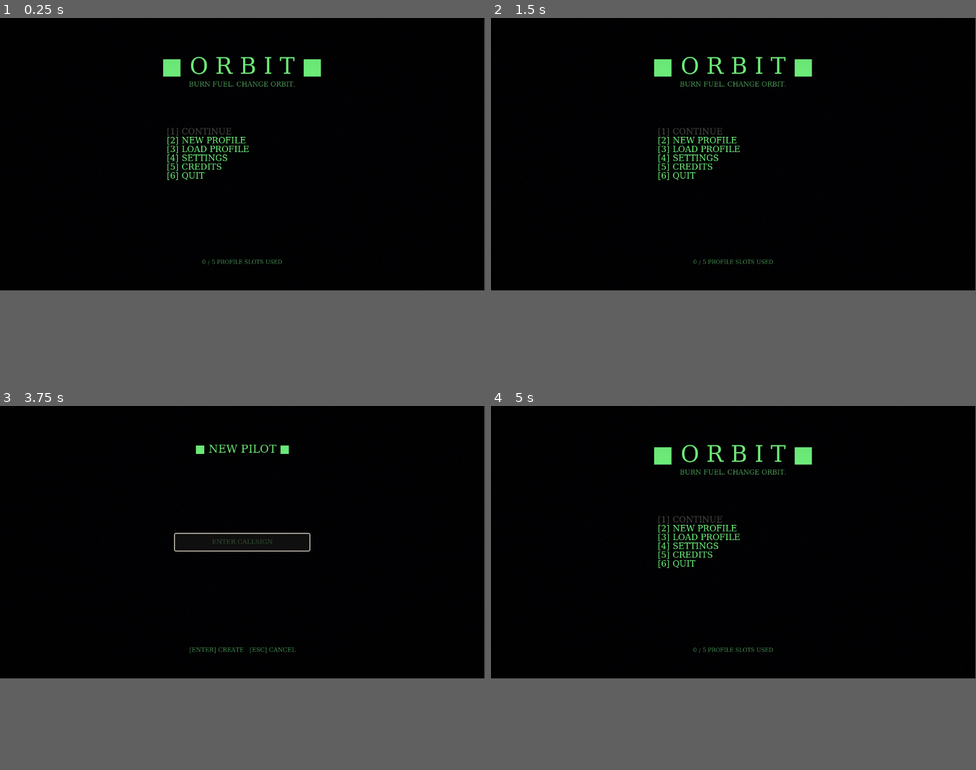
Above: before the commit, frames 1-4 (two rows, left to right).
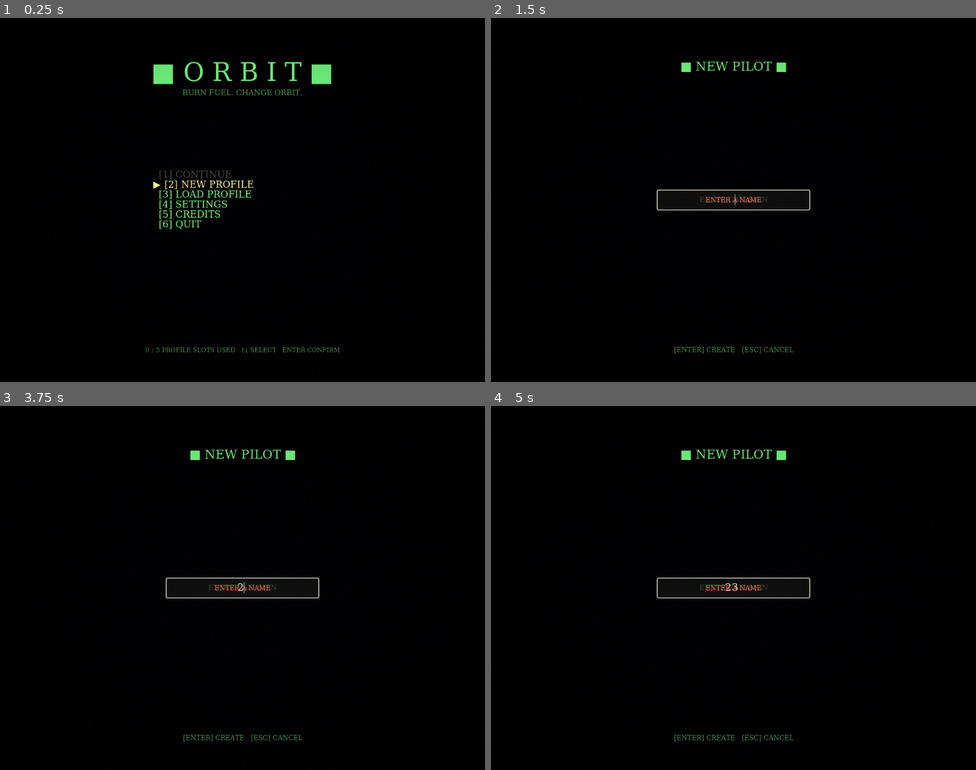
Above: after the commit, the same moments.

Repository: metaphox/orbit-game
Game: Godot game, scene res://src/campaign_root.tscn
Same seed, same stepped clock (60 frames per second), same inputs: the game is played once before the commit and once after it.
Inputs (mouse positions are in pixels of both pictures, inside the frame that each line leads up to):
- Up to frame 1 (0.25 s): no input
- Up to frame 2 (1.5 s): tap Enter at 0.5, 0.6 s; move the mouse to (840, 141) at 0.52 s; hold Right 0.53-1.25 s; click (840, 141) at 0.67 s; tap Keypad Enter at 0.8 s; tap Space at 1.25 s; drag from (636, 167) to (709, 207) at 1.27 s
- Up to frame 3 (3.75 s): tap Enter at 2, 3.5 s; move the mouse to (291, 482) at 2.02 s; hold Right 2.03-2.75 s; tap 1 at 2.1 s; tap 9 at 2.3 s; tap Space at 2.75 s; drag from (218, 595) to (97, 500) at 2.77 s; move the mouse to (388, 584) at 3.52 s; hold Left from 3.53 s (still down); tap 2 at 3.6 s
- Up to frame 4 (5 s): tap 3 at 3.8 s; tap Escape at 4.15 s; release Left at 4.25 s; drag from (588, 500) to (660, 475) at 4.27 s
In our replay, the window is 799x449 before the commit and 800x600 after it. These sizes can differ from the game's own. Grey fills any space a smaller window leaves; there, only what the larger window draws over its background counts as a difference.

The runs differ from the first frame. In frame 1, 3.2% of the frame differs, in the area x 30-70%, y 10-92%; in frame 2, 2.3%; in frame 3, 1.5%; in frame 4, 2.3%.

Commit message:
feat(ui): arrow-key menu navigation, min res 1024x768 + windowed fullscreen
Title screen and mission select are now navigable with Up/Down + Enter
in addition to number keys (disabled/locked entries are skipped when
moving the cursor, matching wraparound; a marker and highlight color
show the current selection). Hint text updated on both screens.

Window now defaults to windowed (borderless) fullscreen at the native
display resolution, with a 1024x768 floor enforced two ways: the
project's display/window/size/min_width|height settings, plus a direct
DisplayServer.window_set_min_size() call as a version-independent
guarantee (skipped headless, where there's no real window).

Bug caught writing the new navigation tests: GDScript lambdas capture
outer local variables by value, not reference, so 'connect(func():
flag = true)' silently mutates only the closure's own copy - the
standard workaround is a 1-element array as a mutable box.

Co-Authored-By: Claude Fable 5 <noreply@anthropic.com>
Claude-Session: https://claude.ai/code/session_01Si14hy6xLe5ZAnmGr97DC6

Diff:
--- a/project.godot
+++ b/project.godot
@@ -7,6 +7,14 @@
 run/main_scene="res://src/campaign_root.tscn"
 config/features=PackedStringArray("4.7", "Forward Plus")
 
+[display]
+
+window/size/viewport_width=1024
+window/size/viewport_height=768
+window/size/mode=3
+window/size/min_width=1024
+window/size/min_height=768
+
 [rendering]
 
 renderer/rendering_method="forward_plus"
--- a/src/campaign_root.gd
+++ b/src/campaign_root.gd
@@ -16,6 +16,12 @@
 
 
 func _ready() -> void:
+	# Belt-and-suspenders alongside project.godot's display/window/size/
+	# min_* settings: guarantees the floor even if that project setting
+	# doesn't apply on a given platform. Skipped headless (tests) since
+	# there's no real window to constrain.
+	if DisplayServer.get_name() != "headless":
+		DisplayServer.window_set_min_size(Vector2i(1024, 768))
 	# Only initialize if a test (or future caller) hasn't already injected
 	# one - previously this unconditionally clobbered a pre-set store,
 	# silently redirecting to the default save path.
--- a/src/ui/level_select.gd
+++ b/src/ui/level_select.gd
@@ -1,8 +1,9 @@
 class_name LevelSelect
 extends CanvasLayer
 ## Mission-select menu: acts and levels with lock/medal state. Press the
-## number shown next to a mission to fly it. Placeholder styling shared
-## with the HUD's green-on-black look; the CRT shader pass arrives in M7.
+## number shown next to a mission to fly it, or navigate with Up/Down +
+## Enter (locked missions are skipped). Placeholder styling shared with
+## the HUD's green-on-black look; the CRT shader pass arrives in M7.
 
 signal level_chosen(index: int)
 signal back_pressed
@@ -11,15 +12,18 @@
 const DIM_GREEN := "#4da362"
 const GOLD := "#ffd94d"
 const LOCKED := "#555555"
+const HIGHLIGHT := "#fff59d"
 
 var _text: RichTextLabel
 var _order: Array
 var _profile: Profile
+var _cursor := 0
 
 
 func build(profile: Profile) -> void:
 	_profile = profile
 	_order = Campaign.order()
+	_cursor = _first_unlocked_pos()
 
 	var bg := ColorRect.new()
 	bg.color = Color(0.008, 0.008, 0.016)
@@ -64,37 +68,77 @@
 		add_child(ScreenGrade.new())
 
 
+func _first_unlocked_pos() -> int:
+	for i in _order.size():
+		if _profile.is_unlocked(_order[i]):
+			return i
+	return 0
+
+
 func _refresh() -> void:
 	var lines: Array = []
-	var pos := 1
+	var pos := 0  # 0-based; matches _order index and the number-key mapping
 	for act in Campaign.acts():
 		lines.append("")
 		lines.append("[color=%s]%s[/color]" % [DIM_GREEN, act["name"]])
 		for index in act["indices"]:
 			var mission_title: String = Campaign.title(index)
+			var selected := pos == _cursor
+			var marker := "▶ " if selected else "  "
 			if _profile.is_unlocked(index):
 				var medal := _profile.medal_for(index)
 				var medal_tag := "  [color=%s][%s][/color]" % [GOLD, medal] if medal != "" else ""
-				lines.append("  [color=%s][%d][/color] %s%s" % [GREEN, pos, mission_title, medal_tag])
+				var num_color := HIGHLIGHT if selected else GREEN
+				var title_text := (
+					"[color=%s]%s[/color]" % [HIGHLIGHT, mission_title] if selected
+					else mission_title)
+				lines.append("%s[color=%s][%d][/color] %s%s" % [
+					marker, num_color, pos + 1, title_text, medal_tag])
 			else:
-				lines.append("  [color=%s][ ] --- LOCKED ---[/color]" % LOCKED)
+				lines.append("%s[color=%s][ ] --- LOCKED ---[/color]" % [marker, LOCKED])
 			pos += 1
 	lines.append("")
-	lines.append("[color=%s]PRESS THE MISSION NUMBER TO LAUNCH   [ESC] TITLE SCREEN[/color]" % DIM_GREEN)
+	lines.append("[color=%s]↑↓ SELECT  ENTER LAUNCH  OR PRESS NUMBER   [ESC] TITLE SCREEN[/color]"
+		% DIM_GREEN)
 	_text.text = "\n".join(lines)
+
+
+func _move_cursor(delta: int) -> void:
+	var n := _order.size()
+	if n == 0:
+		return
+	var i := _cursor
+	for _step in n:
+		i = wrapi(i + delta, 0, n)
+		if _profile.is_unlocked(_order[i]):
+			_cursor = i
+			_refresh()
+			return
+
+
+func _select_and_activate(pos: int) -> void:
+	if pos < 0 or pos >= _order.size():
+		return
+	var index: int = _order[pos]
+	if not _profile.is_unlocked(index):
+		return
+	_cursor = pos
+	level_chosen.emit(index)
 
 
 func _unhandled_input(event: InputEvent) -> void:
 	var key := event as InputEventKey
 	if key == null or not key.pressed or key.echo:
 		return
-	if key.physical_keycode == KEY_ESCAPE:
-		back_pressed.emit()
-		return
-	if key.physical_keycode < KEY_1 or key.physical_keycode > KEY_9:
-		return
-	var pos := key.physical_keycode - KEY_1
-	if pos < _order.size():
-		var index: int = _order[pos]
-		if _profile.is_unlocked(index):
-			level_chosen.emit(index)
+	match key.physical_keycode:
+		KEY_ESCAPE:
+			back_pressed.emit()
+		KEY_UP:
+			_move_cursor(-1)
+		KEY_DOWN:
+			_move_cursor(1)
+		KEY_ENTER, KEY_KP_ENTER:
+			_select_and_activate(_cursor)
+		_:
+			if key.physical_keycode >= KEY_1 and key.physical_keycode <= KEY_9:
+				_select_and_activate(key.physical_keycode - KEY_1)
--- a/src/ui/title_screen.gd
+++ b/src/ui/title_screen.gd
@@ -2,7 +2,7 @@
 extends CanvasLayer
 ## The splash screen: game title plus the main menu. CONTINUE is disabled
 ## when no profile has ever been active; NEW is disabled once all profile
-## slots are full.
+## slots are full. Navigable by number key or by Up/Down + Enter.
 
 signal continue_pressed
 signal new_pressed
@@ -14,15 +14,23 @@
 const GREEN := "#73ff8c"
 const DIM_GREEN := "#4da362"
 const DISABLED := "#4a4a4a"
+const HIGHLIGHT := "#fff59d"
 
 var _text: RichTextLabel
-var _can_continue := false
-var _can_new := false
+var _items: Array = []  # [label: String, enabled: bool]
+var _cursor := 0
 
 
 func build(store: ProfileStore) -> void:
-	_can_continue = store.last_active_profile() != null
-	_can_new = store.can_create_profile()
+	_items = [
+		["CONTINUE", store.last_active_profile() != null],
+		["NEW PROFILE", store.can_create_profile()],
+		["LOAD PROFILE", true],
+		["SETTINGS", true],
+		["CREDITS", true],
+		["QUIT", true],
+	]
+	_cursor = _first_enabled()
 
 	var bg := ColorRect.new()
 	bg.color = Color(0.008, 0.008, 0.016)
@@ -54,7 +62,7 @@
 	_text.bbcode_enabled = true
 	_text.fit_content = true
 	_text.scroll_active = false
-	_text.custom_minimum_size = Vector2(360, 10)
+	_text.custom_minimum_size = Vector2(380, 10)
 	_text.add_theme_font_override("normal_font", font)
 	_text.add_theme_font_size_override("normal_font_size", 20)
 	add_child(_text)
@@ -66,7 +74,8 @@
 	slots.add_theme_font_override("font", font)
 	slots.add_theme_font_size_override("font_size", 13)
 	slots.add_theme_color_override("font_color", Color(DIM_GREEN))
-	slots.text = "%d / %d PROFILE SLOTS USED" % [store.profiles.size(), ProfileStore.MAX_PROFILES]
+	slots.text = "%d / %d PROFILE SLOTS USED   ↑↓ SELECT   ENTER CONFIRM" % [
+		store.profiles.size(), ProfileStore.MAX_PROFILES]
 	slots.horizontal_alignment = HORIZONTAL_ALIGNMENT_CENTER
 	add_child(slots)
 	slots.set_anchors_and_offsets_preset(Control.PRESET_CENTER_BOTTOM, Control.PRESET_MODE_MINSIZE, 60)
@@ -76,22 +85,59 @@
 		add_child(ScreenGrade.new())
 
 
+func _first_enabled() -> int:
+	for i in _items.size():
+		if _items[i][1]:
+			return i
+	return 0
+
+
 func _refresh() -> void:
-	var items := [
-		["CONTINUE", _can_continue],
-		["NEW PROFILE", _can_new],
-		["LOAD PROFILE", true],
-		["SETTINGS", true],
-		["CREDITS", true],
-		["QUIT", true],
-	]
 	var lines: Array = []
-	for i in items.size():
-		var label: String = items[i][0]
-		var enabled: bool = items[i][1]
-		var color := GREEN if enabled else DISABLED
-		lines.append("[color=%s][%d] %s[/color]" % [color, i + 1, label])
+	for i in _items.size():
+		var label: String = _items[i][0]
+		var enabled: bool = _items[i][1]
+		var selected := i == _cursor
+		var color: String
+		if selected and enabled:
+			color = HIGHLIGHT
+		elif enabled:
+			color = GREEN
+		else:
+			color = DISABLED
+		var marker := "▶ " if selected else "  "
+		lines.append("[color=%s]%s[%d] %s[/color]" % [color, marker, i + 1, label])
 	_text.text = "\n".join(lines)
+
+
+func _move_cursor(delta: int) -> void:
+	var n := _items.size()
+	var i := _cursor
+	for _step in n:
+		i = wrapi(i + delta, 0, n)
+		if _items[i][1]:
+			_cursor = i
+			_refresh()
+			return
+
+
+func _select_and_activate(i: int) -> void:
+	if i < 0 or i >= _items.size() or not _items[i][1]:
+		return
+	_cursor = i
+	match i:
+		0:
+			continue_pressed.emit()
+		1:
+			new_pressed.emit()
+		2:
+			load_pressed.emit()
+		3:
+			settings_pressed.emit()
+		4:
+			credits_pressed.emit()
+		5:
+			quit_pressed.emit()
 
 
 func _unhandled_input(event: InputEvent) -> void:
@@ -99,17 +145,11 @@
 	if key == null or not key.pressed or key.echo:
 		return
 	match key.physical_keycode:
-		KEY_1:
-			if _can_continue:
-				continue_pressed.emit()
-		KEY_2:
-			if _can_new:
-				new_pressed.emit()
-		KEY_3:
-			load_pressed.emit()
-		KEY_4:
-			settings_pressed.emit()
-		KEY_5:
-			credits_pressed.emit()
-		KEY_6:
-			quit_pressed.emit()
+		KEY_UP:
+			_move_cursor(-1)
+		KEY_DOWN:
+			_move_cursor(1)
+		KEY_ENTER, KEY_KP_ENTER:
+			_select_and_activate(_cursor)
+		KEY_1, KEY_2, KEY_3, KEY_4, KEY_5, KEY_6:
+			_select_and_activate(key.physical_keycode - KEY_1)
--- a/tests/unit/test_campaign.gd
+++ b/tests/unit/test_campaign.gd
@@ -167,3 +167,74 @@
 	simulate(root, 2, 1.0 / 60.0)
 	assert_eq(root.active_profile.profile_name, "Ada", "explicitly switched profile")
 	assert_eq(root.store.last_active_name, "Ada", "switch persists as the new default")
+
+
+func test_title_screen_arrow_navigation_skips_disabled_items() -> void:
+	var store := ProfileStore.load_or_new(SAVE_TEST_PATH)  # no profiles -> CONTINUE disabled
+	var screen := TitleScreen.new()
+	add_child_autofree(screen)
+	screen.build(store)
+	assert_eq(screen._cursor, 1, "starts on the first enabled item (NEW PROFILE, not CONTINUE)")
+
+	screen._move_cursor(-1)
+	assert_eq(screen._cursor, 5, "moving up from the top wraps to the last item (QUIT)")
+
+	screen._move_cursor(1)
+	assert_eq(screen._cursor, 1, "moving down from QUIT wraps back around, skipping CONTINUE")
+
+	# GDScript lambdas capture locals by value, so use a 1-element array as
+	# a mutable box the closure can actually write through.
+	var quit_signaled := [false]
+	screen.quit_pressed.connect(func(): quit_signaled[0] = true)
+	screen._move_cursor(-1)
+	screen._select_and_activate(screen._cursor)
+	assert_true(quit_signaled[0], "Enter on the highlighted item activates it")
+
+
+func test_title_screen_number_key_still_works_and_moves_cursor() -> void:
+	var store := ProfileStore.load_or_new(SAVE_TEST_PATH)
+	store.create_profile("Ada")  # now CONTINUE is enabled
+	var screen := TitleScreen.new()
+	add_child_autofree(screen)
+	screen.build(store)
+
+	var settings_signaled := [false]
+	screen.settings_pressed.connect(func(): settings_signaled[0] = true)
+	screen._select_and_activate(3)  # [4] SETTINGS
+	assert_true(settings_signaled[0], "direct activation still works")
+	assert_eq(screen._cursor, 3, "activating an item also moves the cursor there")
+
+
+func test_level_select_arrow_navigation_skips_locked_missions() -> void:
+	var profile := Profile.new()  # only level 0 unlocked
+	var screen := LevelSelect.new()
+	add_child_autofree(screen)
+	screen.build(profile)
+	assert_eq(screen._cursor, 0, "starts on the only unlocked mission")
+
+	screen._move_cursor(1)
+	assert_eq(screen._cursor, 0, "no other mission is unlocked, so cursor can't move")
+
+	profile.record_win(0, "GOLD ★★★", 60.0)  # unlocks Campaign.order()[1] (level 2)
+	screen._refresh()  # profile mutated in place; screen doesn't poll on its own
+	screen._move_cursor(1)
+	assert_eq(screen._cursor, 1, "cursor now advances to the newly-unlocked mission")
+
+	var chosen := [-1]
+	screen.level_chosen.connect(func(index): chosen[0] = index)
+	screen._select_and_activate(screen._cursor)
+	assert_eq(chosen[0], Campaign.order()[1], "Enter launches the highlighted, unlocked mission")
+
+
+func test_level_select_escape_returns_to_title() -> void:
+	var profile := Profile.new()
+	var screen := LevelSelect.new()
+	add_child_autofree(screen)
+	screen.build(profile)
+	var back_signaled := [false]
+	screen.back_pressed.connect(func(): back_signaled[0] = true)
+	var esc := InputEventKey.new()
+	esc.physical_keycode = KEY_ESCAPE
+	esc.pressed = true
+	screen._unhandled_input(esc)
+	assert_true(back_signaled[0], "Escape returns to the title screen")
